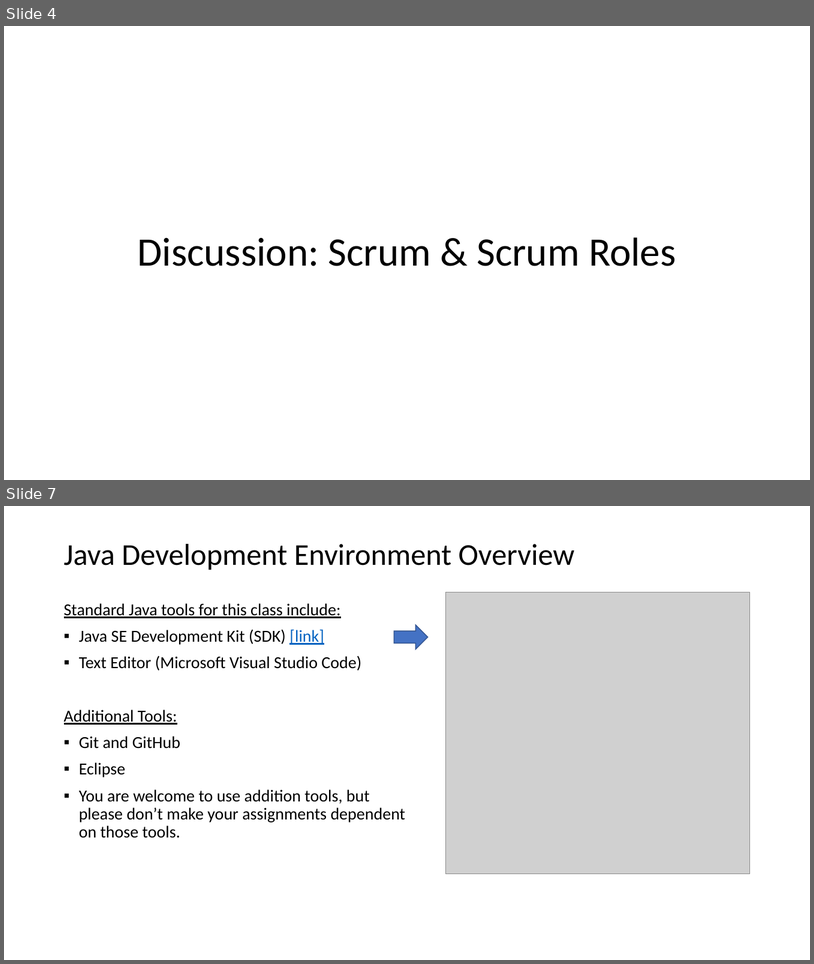
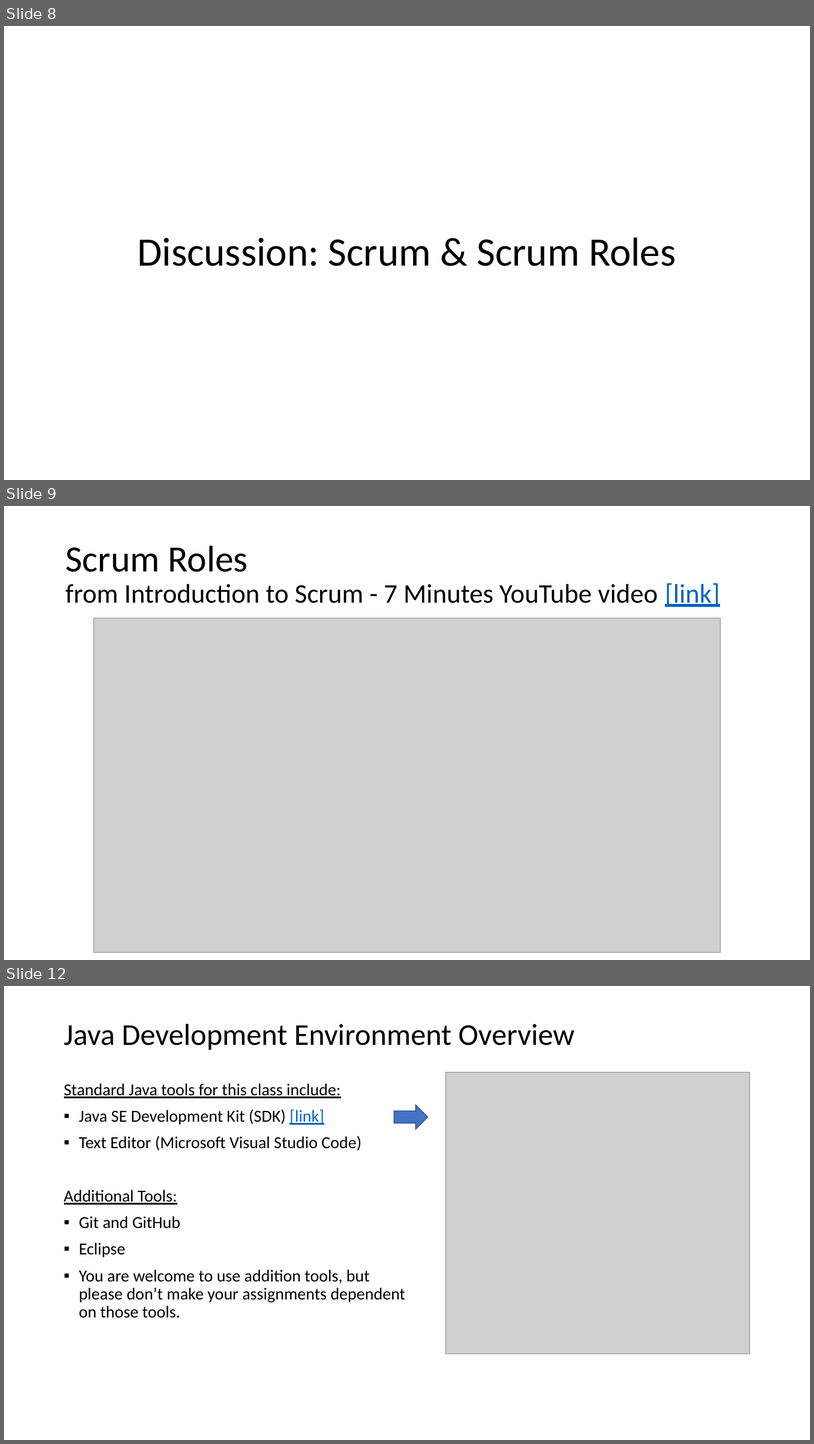
Before and after one commit to jamesbaptiste1/cpsc-24500-2019-01-spring-001, a slide deck: lecture-presentations/2019-01-17.pptx. Shown one above the other, each under a label of ours: slides 4 and 7 before the commit, slides 8, 9 and 12 after it; the slides between them are not shown. The pictures are 814x964 and 814x1444 pixels, drawn with LibreOffice and Linux fonts; fonts in the diff are those of the drawing; grey boxes stand for pictures. Boxes give left, top, right and bottom in pixels: in the first picture for what was removed or moved away, otherwise in the second. Text is boxed around its words. In the diff, an @@ line names an element or a change of style, - is before the commit and + after.

```diff
--- a/lecture-presentations/2019-01-17.pptx
+++ b/lecture-presentations/2019-01-17.pptx
@@ slide 9 added at bbox=[4, 506, 810, 960], background #FFFFFF @@
@@ title added at bbox=[65, 546, 720, 607], 32 pt, text #000000 @@
+Scrum Roles
+from Introduction to Scrum - 7 Minutes YouTube video [link]
@@ picture added at bbox=[94, 618, 721, 952] @@
@@ what was slide 4 is now slide 8 @@
@@ what was slide 7 is now slide 12 @@
```
Also in this commit, not shown: 3 slides changed, 4 other slides added, 1 other file.
